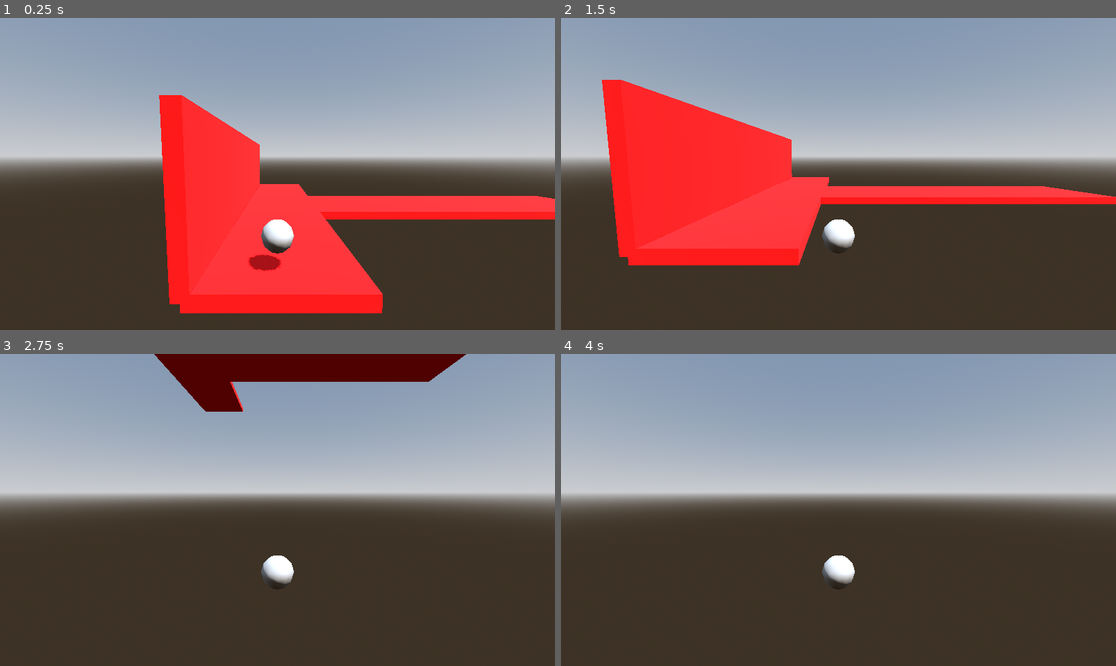
Above: before the commit, frames 1-4 (two rows, left to right).
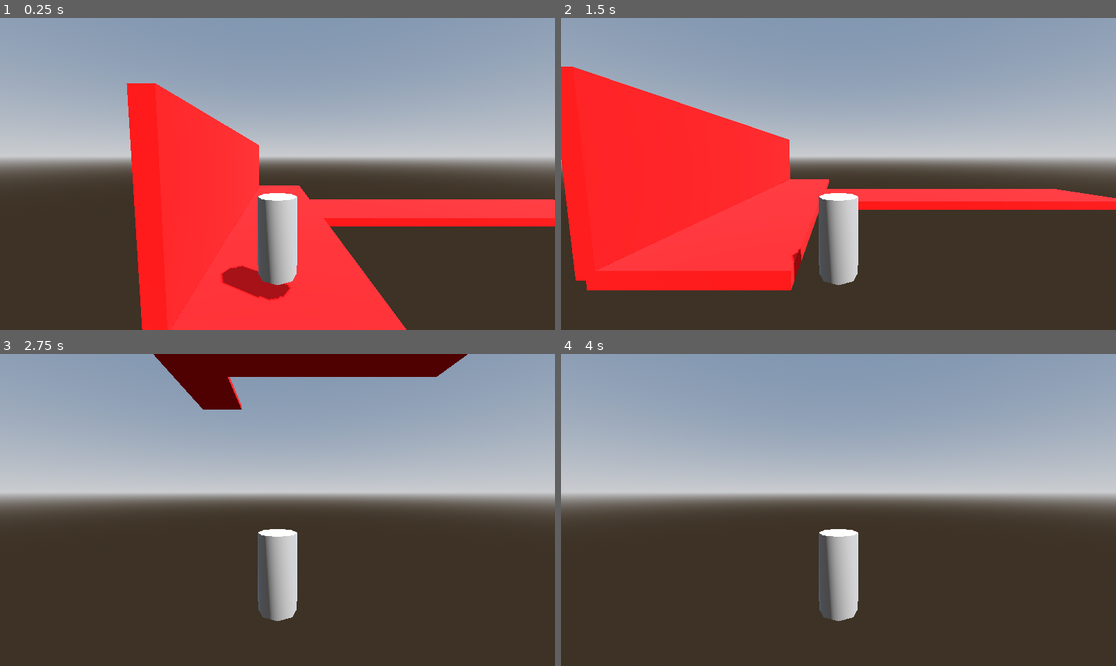
Above: after the commit, the same moments.

Repository: AnxietyTheOrk/GraveRobbery
Game: Godot game, scene res://Scenes/level_1.tscn
Same seed, same stepped clock (60 frames per second), same inputs: the game is played once before the commit and once after it.
Inputs:
- Up to frame 1 (0.25 s): no input
- Up to frame 2 (1.5 s): tap Enter (ui_accept) at 0.5, 0.77 s; hold D (move_right) 0.53-1.28 s; tap C (rotate_above) at 0.6 s; hold S (move_back) from 1.28 s (still down); tap Z (rotate_below) at 1.35 s
- Up to frame 3 (2.75 s): tap Enter (ui_accept) at 1.52 s; release S (move_back) at 2.03 s; hold D (move_right) from 2.03 s (still down); tap C (rotate_above) at 2.1 s
- Up to frame 4 (4 s): release D (move_right) at 2.78 s; hold W (move_forward) 2.78-3.53 s; tap Z (rotate_below) at 2.85 s; tap Enter (ui_accept) at 3.02, 3.5, 3.77 s; hold A (move_left) from 3.53 s (still down); tap C (rotate_above) at 3.6 s

The runs differ from the first frame. In frame 1, 14% of the frame differs, in the area x 22-100%, y 20-100%; in frame 2, 14%, in the area x 0-100%, y 15-88%; in frame 3, 2.6%; in frame 4, 1.9%.

Commit message:
Last Sync: 2025-09-23 08:03 (Mobile)

Diff:
--- a/grave-robbery/Scenes/player.tscn
+++ b/grave-robbery/Scenes/player.tscn
@@ -13,9 +13,10 @@
 
 [node name="SpringArm3D" type="SpringArm3D" parent="."]
 transform = Transform3D(1, 0, 0, 0, 0.9961947, -0.08715574, 0, 0.08715574, 0.9961947, 0, 3, 5)
+spring_length = 0.0
 
 [node name="Camera3D" type="Camera3D" parent="SpringArm3D"]
 transform = Transform3D(1, 0, 0, 0, 0.9848077, 0.17364818, 0, -0.17364818, 0.9848077, 0, 2, 0)
 
-[node name="CSGSphere3D" type="CSGSphere3D" parent="."]
-transform = Transform3D(1, 0, 0, 0, 1, 0, 0, 0, 1, 0, 0.5, 0)
+[node name="CSGCylinder3D" type="CSGCylinder3D" parent="."]
+transform = Transform3D(1, 0, 0, 0, 1, 0, 0, 0, 1, 0, 1, 0)
--- a/grave-robbery/project.godot
+++ b/grave-robbery/project.godot
@@ -61,7 +61,3 @@
 "events": [Object(InputEventKey,"resource_local_to_scene":false,"resource_name":"","device":-1,"window_id":0,"alt_press …(191 unchanged characters)…
 ]
 }
-
-[rendering]
-
-renderer/rendering_method="mobile"
